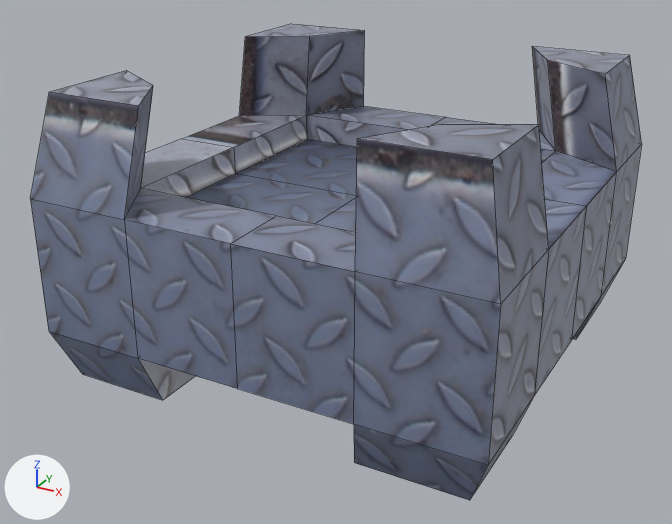
An edit to the Blender file misc/bolthead.blend, drawn before and after from the same camera.
Camera for both pictures: a 50 mm camera at (1.81, -3.53, 1.59) aimed at (-0.06, -0.14, -0.11). Arrows for +X, +Y and +Z are at lower left; the lights stay in place. Mesh edges are drawn as thin lines.

Names of what the first picture shows: 'bolthead'.
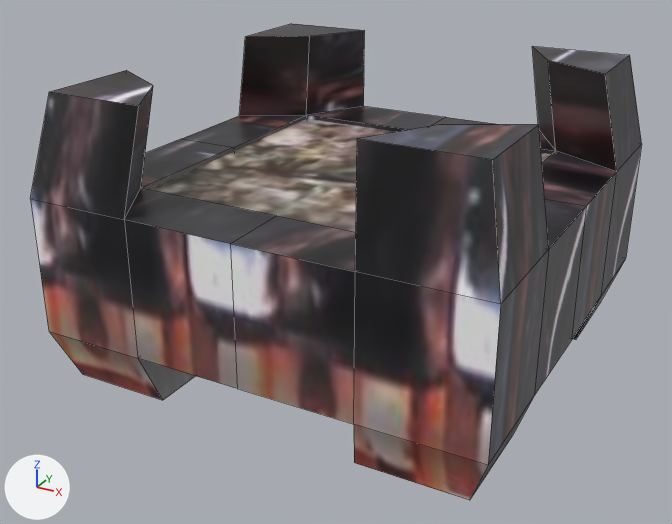
Commit message: bolthead update

Changed parts and their boxes (x1, y1, x2, y2) in the pictures (672 x 524 px):
'bolthead', surface changed
    both: (30, 24, 642, 500)
'screen', added
    after: (149, 119, 552, 232)

What changed in the scene script:
```text
Add img_vehltreadsback_jpg:
    img_vehltreadsback_jpg = load_image('vehltreadsback.jpg', '../textures/clean/vehltreadsback.jpg', 512, 512, 'sRGB')
Add img_dryforestground_jpg:
    img_dryforestground_jpg = load_image('dryforestground.jpg', '../textures/clean/dryforestground.jpg', 250, 250, 'sRGB')
Change mat_material:
    mat_material.texture: img_clean_metal_jpg -> img_vehltreadsback_jpg
Add mat_material_001:
    mat_material_001 = principled_material('Material.001')
    mat_material_001.texture = img_dryforestground_jpg
Add me_screen:
    me_screen.from_pydata(...)  # a box spanning x -1.0..1.0, y -1.0..1.0, z -1.0..1.0
    me_screen.materials.append(mat_material_001)  # picture img_dryforestground_jpg
Add ob_screen:
    ob_screen = bpy.data.objects.new('screen', me_screen)
    ob_screen.location = (0.0, 0.0, 0.228)
    ob_screen.scale = (0.783, 0.783, 0.0544)
```
